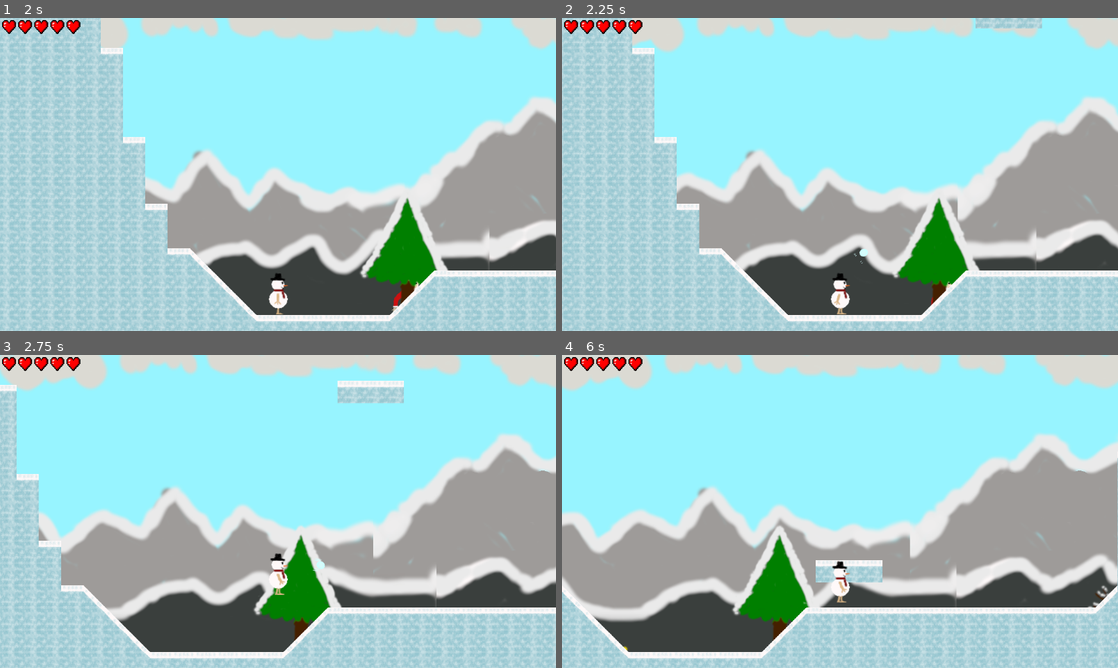
Above: before the commit, frames 1-4 (two rows, left to right).
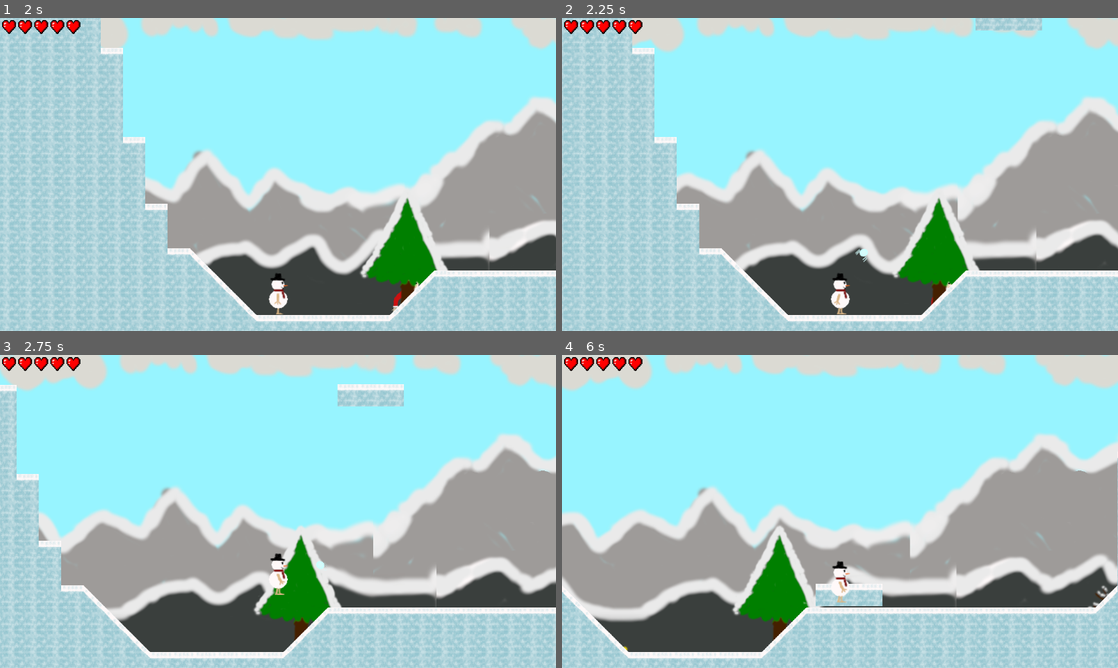
Above: after the commit, the same moments.

Repository: FeelZoR/Geta-GJ-13
Game: Godot game, scene res://src/UI/MainMenu.tscn
Two runs of this game, one before a commit and one after it. Both use one fixed random seed, a clock stepped at 60 frames per second and the inputs below. Sound files missing from this copy of the repository are replaced by a short silence.
Inputs (mouse positions are in pixels of both pictures, inside the frame that each line leads up to):
- Up to frame 1 (2 s): click "New Game" at 0.5 s; click "OK" at 1.25 s
- Up to frame 2 (2.25 s): tap Enter (ui_accept) at 2 s; move the mouse to (962, 158) at 2.02 s; press the mouse at (962, 158) at 2.03 s; hold D (move_right) from 2.03 s (still down)
- Up to frame 3 (2.75 s): keep holding D (move_right); tap Space (jump) at 2.27 s
- Up to frame 4 (6 s): move the mouse to (728, 527) at 2.77 s; release the mouse at (728, 527) at 2.78 s; click (728, 527) at 2.85 s; tap Space (jump) at 3.02, 5.27 s; release D (move_right) at 3.5 s; click "OK" at 3.5 s; move the mouse to (895, 442) at 4.27 s; press the mouse at (895, 442) at 4.28 s; hold Q (move_left) 4.28-5.03 s; move the mouse to (812, 574) at 5.02 s; release the mouse at (812, 574) at 5.03 s; hold D (move_right) from 5.03 s (still down); click (812, 574) at 5.1 s; move the mouse to (1006, 558) at 5.77 s; press the mouse at (1006, 558) at 5.78 s

Frame 1 is identical in both runs. In frame 2, 0.1% of the frame differs, in the area x 52-87%, y 0-79%; in frame 3, 0.5%; in frame 4, 1.4%, in the area x 45-58%, y 65-81%.

Commit message:
Fix platform level 1

Diff:
--- a/src/Entities/Player.tscn
+++ b/src/Entities/Player.tscn
@@ -64,7 +64,7 @@
 [node name="Sprite" parent="." index="1"]
 frames = SubResource( 6 )
 animation = "Walking"
-frame = 5
+frame = 3
 
 [node name="Gun" parent="Sprite" index="0"]
 position = Vector2( 24.6719, 0 )
--- a/src/Entities/Projectile.tscn
+++ b/src/Entities/Projectile.tscn
@@ -47,7 +47,7 @@
 
 [node name="Sprite" type="AnimatedSprite" parent="."]
 frames = SubResource( 6 )
-frame = 4
+frame = 2
 playing = true
 
 [node name="Hitbox" type="CollisionShape2D" parent="."]
--- a/src/Levels/Level1.tscn
+++ b/src/Levels/Level1.tscn
@@ -14,7 +14,7 @@
 
 [sub_resource type="Animation" id=2]
 resource_name = "move"
-length = 8.0
+length = 9.0
 loop = true
 tracks/0/type = "value"
 tracks/0/path = NodePath(".:position")
@@ -23,10 +23,10 @@
 tracks/0/imported = false
 tracks/0/enabled = true
 tracks/0/keys = {
-"times": PoolRealArray( 0, 4 ),
-"transitions": PoolRealArray( 1, 1 ),
+"times": PoolRealArray( 0, 4.001, 5 ),
+"transitions": PoolRealArray( 1, 1, 1 ),
 "update": 0,
-"values": [ Vector2( 954.841, -200 ), Vector2( 954.841, 664.813 ) ]
+"values": [ Vector2( 954.841, -200 ), Vector2( 954.841, 690 ), Vector2( 954.841, 690 ) ]
 }
 
 [sub_resource type="RectangleShape2D" id=3]
@@ -54,7 +54,7 @@
 tile_data = PoolIntArray( -1245116, 0, 0, -1245115, 0, 0, -1245114, 0, 0, -1245113, 0, 0, -1245112, 0, 0, -1245111, 0,  …(15580 unchanged characters)…
 
 [node name="Platform" parent="Map" index="1" instance=ExtResource( 3 )]
-position = Vector2( 954.841, -156.759 )
+position = Vector2( 954.841, 542.423 )
 
 [node name="AnimationPlayer" type="AnimationPlayer" parent="Map/Platform" index="2"]
 autoplay = "move"
